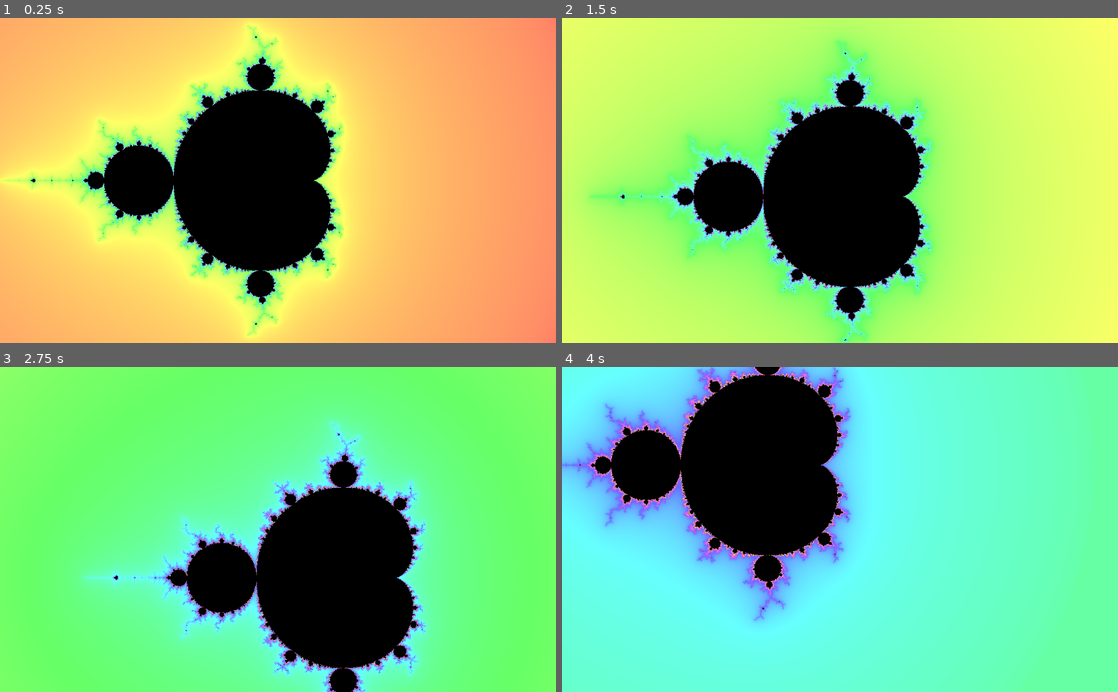
Above: before the commit, frames 1-4 (two rows, left to right).
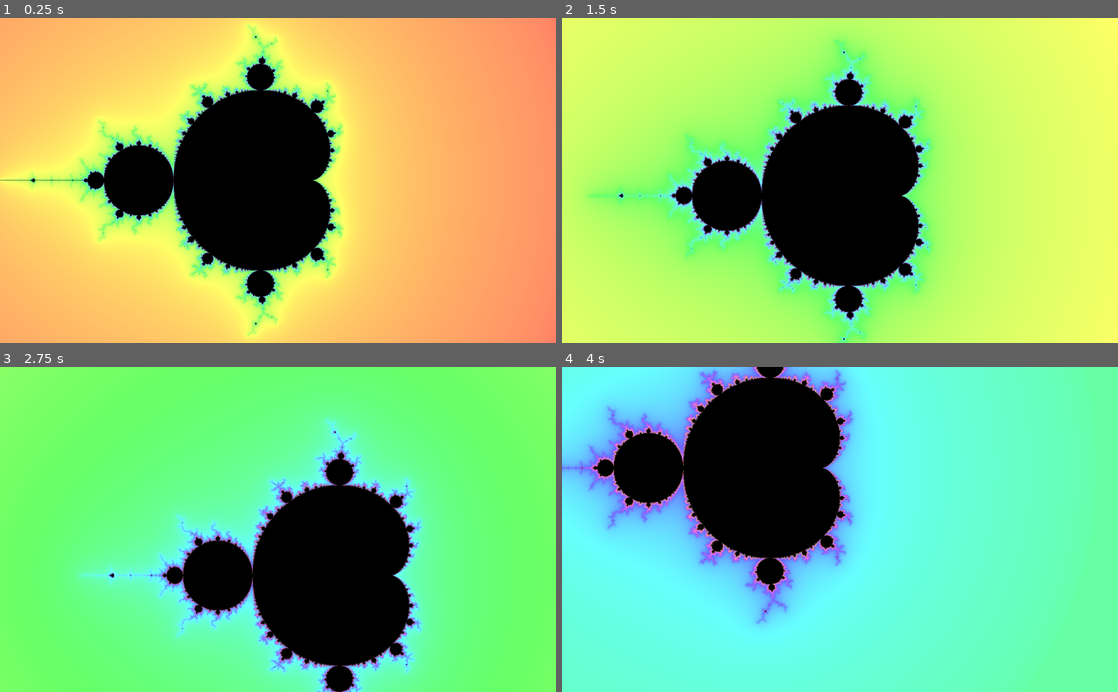
Above: after the commit, the same moments.

Repository: kiwijuice56/web-mandelbrot
Game: Godot game, scene res://main/FractalNavigation.tscn
Same seed, same stepped clock (60 frames per second), same inputs: the game is played once before the commit and once after it.
Inputs (mouse positions are in pixels of both pictures, inside the frame that each line leads up to):
- Up to frame 1 (0.25 s): no input
- Up to frame 2 (1.5 s): move the mouse to (962, 164) at 0.52 s; click (962, 164) at 0.67 s; drag from (728, 196) to (812, 245) at 1.27 s
- Up to frame 3 (2.75 s): move the mouse to (333, 458) at 2.02 s; click (333, 458) at 2.17 s
- Up to frame 4 (4 s): drag from (812, 594) to (673, 480) at 2.77 s; move the mouse to (1006, 578) at 3.52 s; click (1006, 578) at 3.67 s

The runs differ from the first frame. In frame 1, 1.6% of the frame differs, in the area x 0-62%, y 2-98%; in frame 2, 4.1%; in frame 3, 6.3%, in the area x 14-77%, y 16-100%; in frame 4, 5.3%.

Commit message:
Added oversampling
I may remove this later if the performance is too bad on low end devices

Diff:
--- a/main/fractal_navigation.gd
+++ b/main/fractal_navigation.gd
@@ -3,7 +3,7 @@
 extends ColorRect
 
 export var zoom_sens: float = 0.06
-export var drag_speed: float = 0.0066
+export var drag_speed: float = 0.0063
 
 var pos_min: Vector2 setget set_pos_min, get_pos_min
 var pos_max: Vector2 setget set_pos_max, get_pos_max
--- a/main/mandelbrot_fractal.tres
+++ b/main/mandelbrot_fractal.tres
@@ -32,13 +32,13 @@
 	return hsv2rgb(vec3(shimmer_mu, 0.6, 1.0));
 }
 
-void fragment() {
-	highp float x = x_min + UV.x * (x_max - x_min);
-	highp float y = y_min + UV.y * (y_max - y_min);
+vec3 mandelbrot(vec2 uv) {
+	highp float x = x_min + uv.x * (x_max - x_min);
+	highp float y = y_min + uv.y * (y_max - y_min);
 	highp float x0 = x; highp float y0 = y;
 
 	int iter = 0;
-	COLOR.rgb = vec3(0.5, 0.2, 0.9);
+	vec3 col = vec3(0.0);
 
 	// https://en.wikipedia.org/wiki/Mandelbrot_set
 	// For some reason, WebGL has some odd limitations that won't allow the shader to compile
@@ -54,7 +54,7 @@
 	}
 
 	if (iter == 256) {
-		COLOR.rgb = vec3(0.0);
+		col = vec3(0.0);
 	} else {
 		// Here is where we calculate `mu` for coloration
 
@@ -73,7 +73,14 @@
 		// `mu` is still in the range [0, 1], but the curve is shifted to spread the color
 		// values farther from the high iteration values, which are rarely reached
 		mu = sqrt(mu);
-		COLOR.rgb = color_cell(mu);
+		col = color_cell(mu);
 	}
 
+	return col;
+}
+
+void fragment() {
+
+	vec2 s = SCREEN_PIXEL_SIZE / 2.0;
+	COLOR.rgb = (mandelbrot(UV + vec2(0.0, 0.0)) + mandelbrot(UV + vec2(s.x, 0.0)) + mandelbrot(UV + vec2(s.x, s.y)) + mandelbrot(UV + vec2(0.0, s.y))) / 4.0;
 }"
